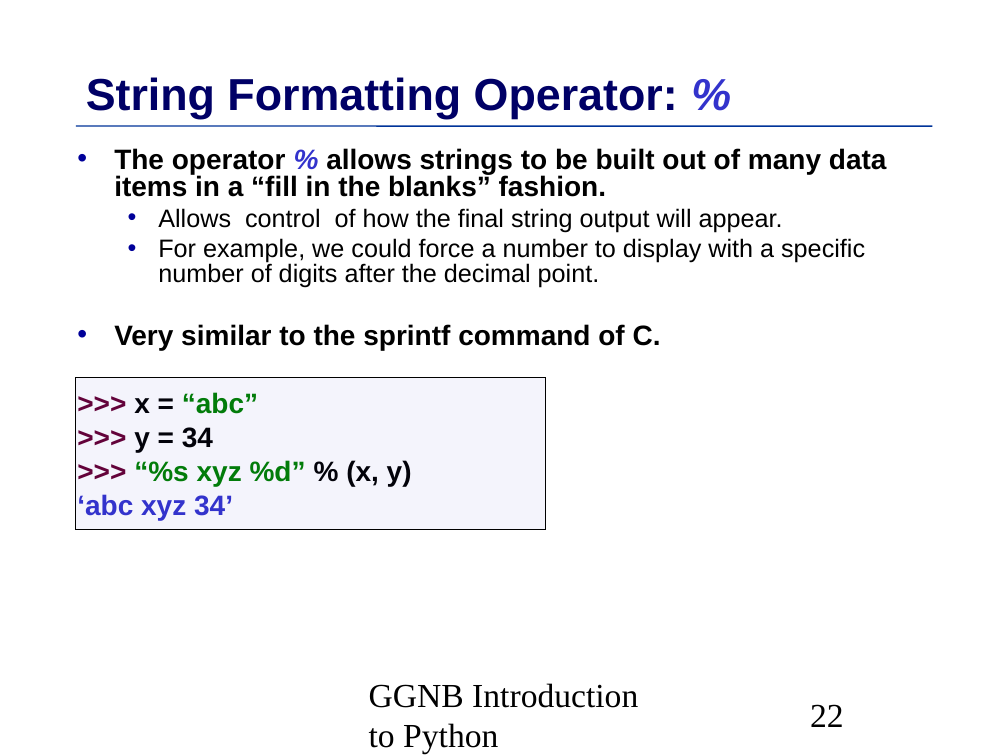
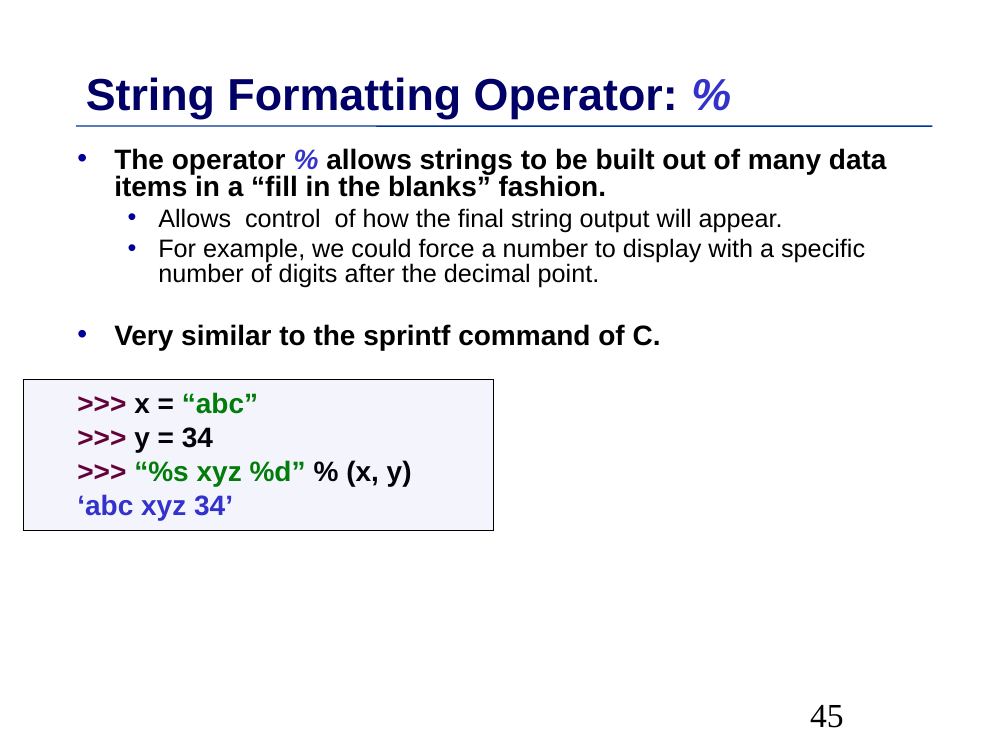
Before and after one commit to MPIDS/Python-Course, a slide deck: slide 45 of 01-basics/Talk/Python-Introduction.odp (slide 22 before the commit). Drawn at 1008x756 pixels with LibreOffice and Linux fonts; fonts in the diff are those of the drawing. Boxes give left, top, right and bottom in pixels: in the first picture for what was removed or moved away, otherwise in the second. Text is boxed around its words. In the diff, an @@ line names an element or a change of style, - is before the commit and + after.

```diff
--- a/01-basics/Talk/Python-Introduction.odp
+++ b/01-basics/Talk/Python-Introduction.odp
@@ rectangle: place and size @@
-rectangle at [76, 378, 546, 529]
+rectangle at [23, 379, 494, 530]
@@ text removed at [369, 683, 638, 754] @@
-GGNB Introduction to Python
@@ page number at [810, 705, 844, 728]: text changed @@
-22
+45
```
Also in this commit, not shown: 101 other slides changed, 2 slides added, 2 slides removed.
